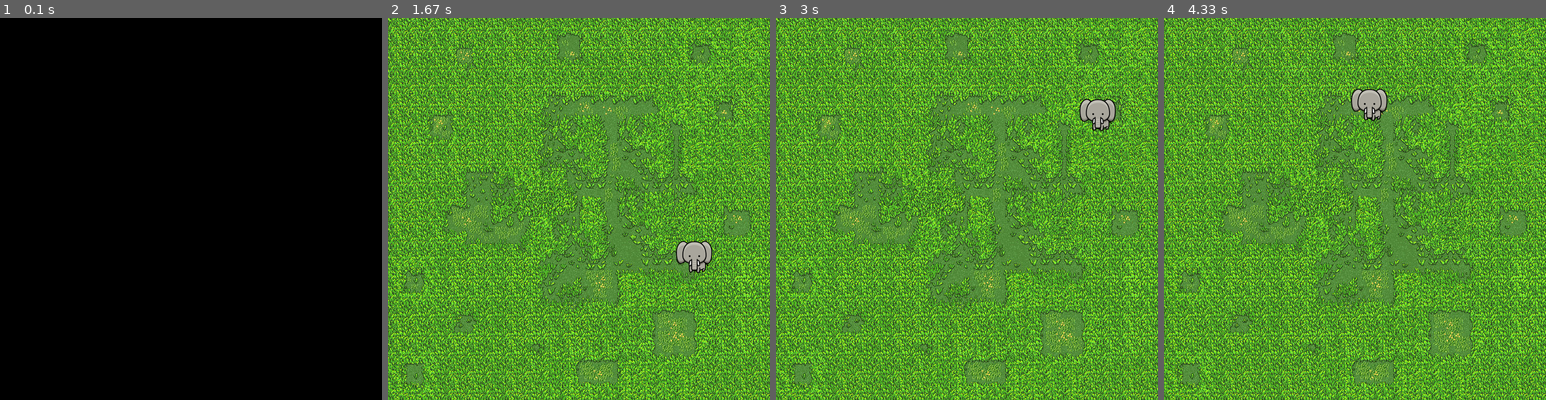
Above: before the commit, frames 1-4 (left to right).
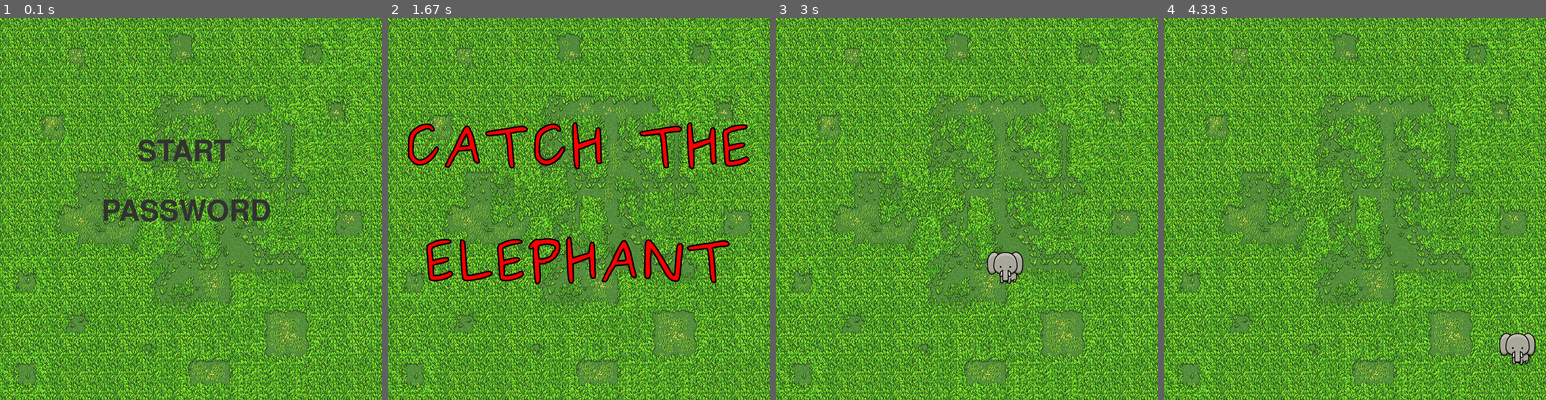
Above: after the commit, the same moments.

Repository: AlexMartinezSenent/Random_pygame
Game: pygame game, started from main.py
The game is run twice, just before and just after one commit, with the same random seed, the same clock (stepped at 60 frames per second) and the same inputs.
Inputs (mouse positions are in pixels of both pictures, inside the frame that each line leads up to):
- Up to frame 1 (0.1 s): no input
- Up to frame 2 (1.67 s): click (571, 151) at 0.38 s, where only the run after the commit has a clickable "START"
- Up to frame 3 (3 s): no input
- Up to frame 4 (4.33 s): click (1500, 354) at 3.32 s; move the mouse to (1293, 82) at 3.6 s; click (1293, 82) at 3.73 s

The runs differ from the first frame. In frame 1, 100% of the frame differs, in the area x 0-100%, y 0-100%; in frame 2, 6.9%; in frame 3, 1.2%; in frame 4, 1.2%.

Commit message:
Added menu and loop, password not implemented

Diff:
--- a/main.py
+++ b/main.py
@@ -8,16 +8,16 @@
 screen = pygame.display.set_mode((640, 640))
 background = pygame.image.load('background.jpg')
 pygame.display.set_caption("Catch the elephant")
+menu_font = pygame.font.Font(None, 72)
 icon = pygame.image.load('elephant_icon.png')
 pygame.display.set_icon(icon)
 
 elephant = pygame.image.load('elephant.png')
 tiger    = pygame.image.load('tiger.png')
-screen.blit(elephant, (40, 40))
-running = True
+tittle_text = pygame.image.load('catch_the_elephant.png')
 
-dx,dy =13,17
-x,y = 273,534
+
+
 
 def check_boundaries(x,y,dx,dy):
     if y >=575:
@@ -30,29 +30,88 @@
         dx *= -1
     return dx, dy
 
+class Option:
 
-wait_time=0.1
+    hovered = False
+
+    def __init__(self, text, pos):
+        self.text = text
+        self.pos = pos
+        self.set_rect()
+        self.draw()
+
+    def draw(self):
+        self.set_rend()
+        screen.blit(self.rend, self.rect)
+
+    def set_rend(self):
+        self.rend = menu_font.render(self.text, True, self.get_color())
+
+    def get_color(self):
+        if self.hovered:
+            return (200, 200, 200)
+        else:
+            return (50, 50, 50)
+
+    def set_rect(self):
+        self.set_rend()
+        self.rect = self.rend.get_rect()
+        self.rect.topleft = self.pos
+
+options = [Option("START", (230, 200)), Option("PASSWORD", (170, 300))]
+running = True
+start   = False
+wait_time = 0.1
+show_tittle = True
+dx,dy = 13,17
+x,y = 300,314
+
 while running:
 
     # RGB = Red, Green, Blue
     screen.fill((0, 0, 0))
     # Background Image
     screen.blit(background, (0, 0))
-    screen.blit(elephant, (x, y))
-    for event in pygame.event.get():
-        if event.type == pygame.QUIT:
-            running = False
-        if event.type == pygame.MOUSEBUTTONDOWN:
-            wait_time-=0.005
-            print(wait_time)
-            if wait_time < 0.001:
-                print("game over")
-                time.sleep(2)
+    pygame.event.pump()
 
 
-    dx,dy = check_boundaries(x,y,dx,dy)
-    x = x+dx
-    y = y+dy
-    time.sleep(wait_time)
+    if start:
+        if show_tittle:
+            screen.blit(tittle_text,(0,0))
+            pygame.display.update()
+            wait_time = 0.1
+            show_tittle = False
+            time.sleep(2)
 
+        screen.blit(elephant, (x, y))
+        for event in pygame.event.get():
+            if event.type == pygame.QUIT:
+                running = False
+            if event.type == pygame.MOUSEBUTTONDOWN:
+                wait_time-=0.01
+                print(wait_time)
+                if wait_time < 0.001:
+                    wait_time = 0
+                    print("game over")
+                    time.sleep(2)
+                    start = False
+
+        time.sleep(wait_time)
+
+        dx,dy = check_boundaries(x,y,dx,dy)
+        x = x+dx
+        y = y+dy
+    else:
+        for event in pygame.event.get():
+            if event.type == pygame.QUIT:
+                running = False
+            if event.type == pygame.MOUSEBUTTONDOWN and options[0].rect.collidepoint(pygame.mouse.get_pos()):
+                start = True
+                show_tittle = True
+        for option in options:
+            if option.rect.collidepoint(pygame.mouse.get_pos()):
+                option.hovered = True
+            else:
+                option.hovered = False
+            option.draw()
     pygame.display.update()
Not shown, changed: requirements.txt
